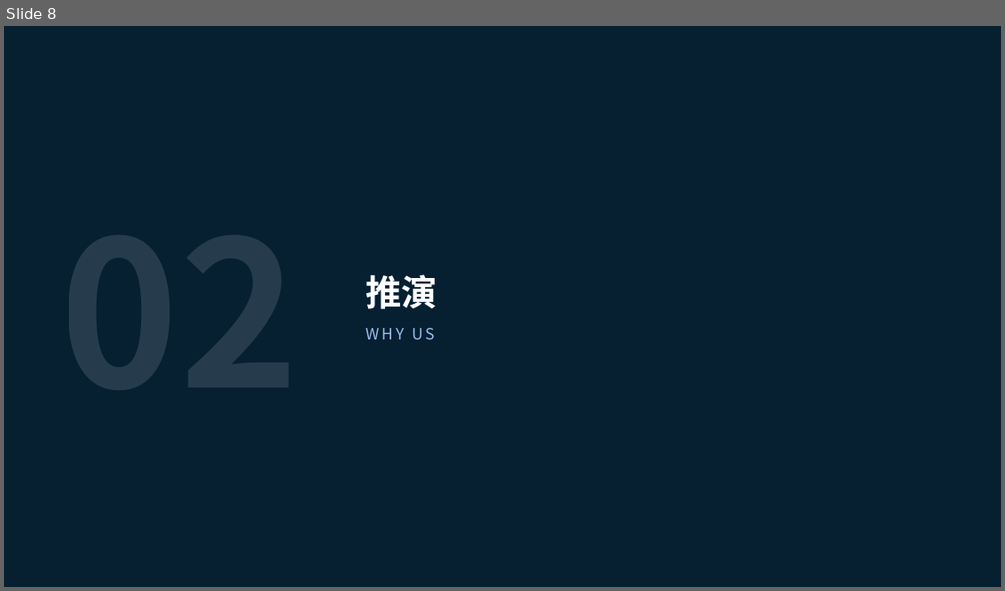
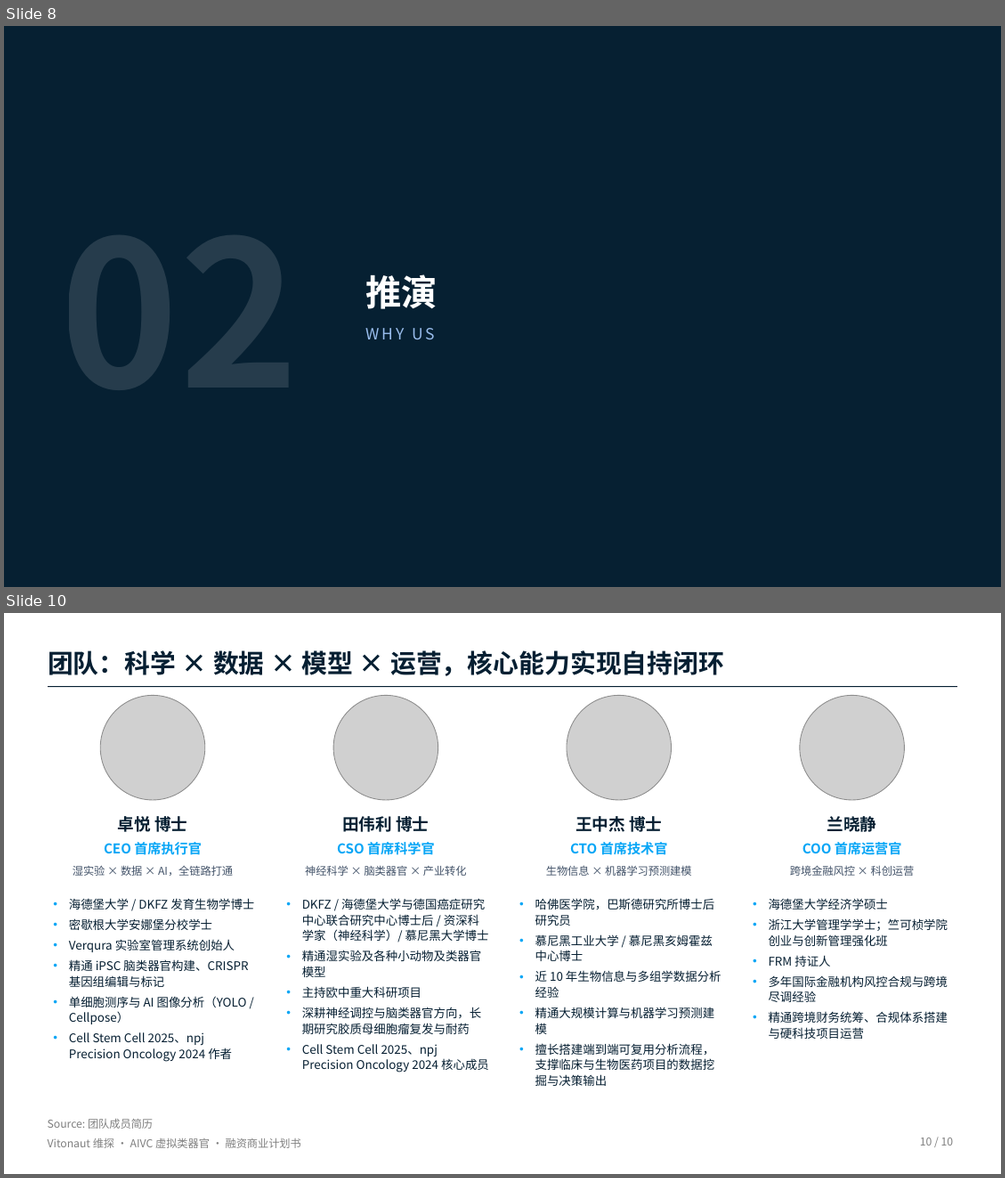
Before and after one commit to Milkar/businessPlan, a slide deck: slides/Vitonaut_BP_part1_team.pptx. Shown one above the other, each under a label of ours: slide 8 before the commit, slides 8 and 10 after it; the slides between them are not shown. The pictures are 1005x591 and 1005x1178 pixels, drawn with LibreOffice and Linux fonts; fonts in the diff are those of the drawing; grey boxes stand for pictures. Boxes give left, top, right and bottom in pixels: in the first picture for what was removed or moved away, otherwise in the second. Text is boxed around its words. In the diff, an @@ line names an element or a change of style, - is before the commit and + after.

```diff
--- a/slides/Vitonaut_BP_part1_team.pptx
+++ b/slides/Vitonaut_BP_part1_team.pptx
@@ slide 10 added at bbox=[4, 613, 1001, 1174], background #FFFFFF @@
@@ text added at bbox=[48, 650, 724, 676], 24.8 pt, text #061F32, bold @@
+团队：科学 × 数据 × 模型 × 运营，核心能力实现自持闭环
@@ rectangle added at bbox=[48, 686, 957, 687], fill #061F32 @@
@@ picture added at bbox=[100, 695, 205, 800] @@
@@ picture added at bbox=[334, 695, 438, 800] @@
@@ picture added at bbox=[566, 695, 671, 800] @@
@@ picture added at bbox=[800, 695, 905, 800] @@
@@ text added at bbox=[118, 816, 187, 832], 16 pt, text #061F32, bold @@
+卓悦 博士
@@ text added at bbox=[342, 816, 429, 832], 16 pt, text #061F32, bold @@
+田伟利 博士
@@ text added at bbox=[575, 816, 662, 832], 16 pt, text #061F32, bold @@
+王中杰 博士
@@ text added at bbox=[827, 816, 877, 832], 16 pt, text #061F32, bold @@
+兰晓静
@@ text added at bbox=[104, 842, 202, 855], 13 pt, text #08A6F6, bold @@
+CEO 首席执行官
@@ text added at bbox=[337, 842, 435, 855], 13 pt, text #08A6F6, bold @@
+CSO 首席科学官
@@ text added at bbox=[570, 842, 668, 855], 13 pt, text #08A6F6, bold @@
+CTO 首席技术官
@@ text added at bbox=[802, 842, 902, 855], 13 pt, text #08A6F6, bold @@
+COO 首席运营官
@@ text added at bbox=[73, 865, 233, 876], 10.5 pt, text #44546A @@
+湿实验 × 数据 × AI，全链路打通
@@ text added at bbox=[305, 865, 467, 876], 10.5 pt, text #44546A @@
+神经科学 × 脑类器官 × 产业转化
@@ text added at bbox=[546, 865, 691, 876], 10.5 pt, text #44546A @@
+生物信息 × 机器学习预测建模
@@ text added at bbox=[790, 865, 914, 876], 10.5 pt, text #44546A @@
+跨境金融风控 × 科创运营
@@ text added at bbox=[69, 898, 254, 1062], 11.5 pt, text #061F32 @@
+• 海德堡大学 / DKFZ 发育生物学博士
+• 密歇根大学安娜堡分校学士
+• Verqura 实验室管理系统创始人
+• 精通 iPSC 脑类器官构建、CRISPR 基因组编辑与标记
+• 单细胞测序与 AI 图像分析（YOLO / Cellpose）
+• Cell Stem Cell 2025、npj Precision Oncology 2024 作者
@@ text added at bbox=[302, 898, 489, 1072], 11.5 pt, text #061F32 @@
+• DKFZ / 海德堡大学与德国癌症研究中心联合研究中心博士后 / 资深科学家（神经科学）/ 慕尼黑大学博士
+• 精通湿实验及各种小动物及类器官模型
+• 主持欧中重大科研项目
+• 深耕神经调控与脑类器官方向，长期研究胶质母细胞瘤复发与耐药
+• Cell Stem Cell 2025、npj Precision Oncology 2024 核心成员
@@ text added at bbox=[535, 898, 721, 1086], 11.5 pt, text #061F32 @@
+• 哈佛医学院，巴斯德研究所博士后研究员
+• 慕尼黑工业大学 / 慕尼黑亥姆霍兹中心博士
+• 近 10 年生物信息与多组学数据分析经验
+• 精通大规模计算与机器学习预测建模
+• 擅长搭建端到端可复用分析流程，支撑临床与生物医药项目的数据挖掘与决策输出
@@ text added at bbox=[769, 898, 948, 1038], 11.5 pt, text #061F32 @@
+• 海德堡大学经济学硕士
+• 浙江大学管理学学士；竺可桢学院创业与创新管理强化班
+• FRM 持证人
+• 多年国际金融机构风控合规与跨境尽调经验
+• 精通跨境财务统筹、合规体系搭建与硬科技项目运营
@@ text added at bbox=[48, 1119, 153, 1128], 10.5 pt, text #808080 @@
+Source: 团队成员简历
@@ text added at bbox=[48, 1138, 301, 1148], 10.5 pt, text #808080 @@
+Vitonaut 维探 · AIVC 虚拟类器官 · 融资商业计划书
@@ text added at bbox=[920, 1137, 954, 1145], 10.5 pt, text #808080 @@
+10 / 10
```
Also in this commit, not shown: 6 slides changed, 1 other file.
